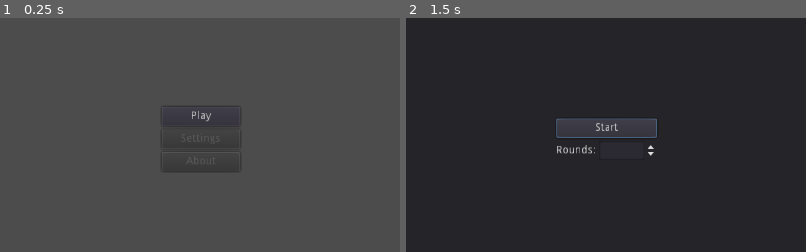
Above: before the commit, frames 1-2 (left to right).
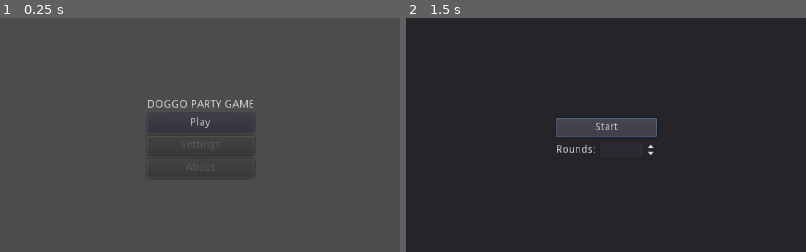
Above: after the commit, the same moments.

Repository: Lennart1514/Doggo-Party-Game
Game: Godot game, scene res://Title Screen.tscn
Two runs of this game, one before a commit and one after it. Both use one fixed random seed, a clock stepped at 60 frames per second and the inputs below.
Inputs:
- Up to frame 1 (0.25 s): no input
- Up to frame 2 (1.5 s): click "Play" at 0.5 s; click "Play" at 1.25 s
The pictures show only the part of the screen within x 25-75%, y 24-74%; the shares and areas given below are measured in that part.
In our replay, the window is 800x469 before the commit and 800x468 after it. These sizes can differ from the game's own. Grey fills any space a smaller window leaves; there, only what the larger window draws over its background counts as a difference.

The runs differ from the first frame. In frame 1, 0.8% of the frame differs, in the area x 37-64%, y 35-66%; in frame 2, 0.5%.

Commit message:
Added Jumper Game(unfinished)

Diff:
--- /dev/null
+++ b/Minigames/Jumper.tscn
@@ -0,0 +1,66 @@
+[gd_scene load_steps=8 format=2]
+
+[ext_resource path="res://icon.png" type="Texture" id=1]
+[ext_resource path="res://Minigames/Jumper/Player.gd" type="Script" id=2]
+
+[sub_resource type="SpriteFrames" id=4]
+animations = [ {
+"frames": [ ExtResource( 1 ) ],
+"loop": true,
+"name": "default",
+"speed": 5.0
+} ]
+
+[sub_resource type="RectangleShape2D" id=5]
+
+[sub_resource type="RectangleShape2D" id=1]
+extents = Vector2( 1136, 24 )
+
+[sub_resource type="Gradient" id=2]
+offsets = PoolRealArray( 0.167742, 0.43871, 1 )
+colors = PoolColorArray( 0.290196, 1, 0, 1, 0.266667, 0.192157, 0.0196078, 1, 0, 0, 0, 1 )
+
+[sub_resource type="GradientTexture" id=3]
+gradient = SubResource( 2 )
+width = 20
+
+[node name="Jumper Minigame" type="Node2D"]
+
+[node name="Camera2D" type="Camera2D" parent="."]
+anchor_mode = 0
+current = true
+
+[node name="Player Doggo" type="KinematicBody2D" parent="."]
+position = Vector2( 160, 504 )
+script = ExtResource( 2 )
+
+[node name="AnimatedSprite" type="AnimatedSprite" parent="Player Doggo"]
+position = Vector2( -0.359006, -0.108652 )
+scale = Vector2( 0.315982, 0.315983 )
+frames = SubResource( 4 )
+
+[node name="RayCast2D" type="RayCast2D" parent="Player Doggo"]
+position = Vector2( 0, 8 )
+enabled = true
+cast_to = Vector2( 0, 10 )
+
+[node name="CollisionShape2D" type="CollisionShape2D" parent="Player Doggo"]
+shape = SubResource( 5 )
+
+[node name="Ground" type="StaticBody2D" parent="."]
+
+[node name="CollisionShape2D" type="CollisionShape2D" parent="Ground"]
+position = Vector2( 0, 600 )
+shape = SubResource( 1 )
+
+[node name="TextureRect" type="TextureRect" parent="Ground"]
+margin_left = 1024.0
+margin_top = 576.0
+margin_right = 1082.0
+margin_bottom = 1600.0
+rect_rotation = 90.0
+texture = SubResource( 3 )
+expand = true
+__meta__ = {
+"_edit_use_anchors_": false
+}
--- /dev/null
+++ b/Minigames/Jumper/Player.gd
@@ -0,0 +1,34 @@
+extends KinematicBody2D
+
+
+# Declare member variables here. Examples:
+# var a = 2
+var jumping
+var jump_speed = 100
+var run_speed = 1
+var Gravity = 100
+var Controller = 0
+var velocity = Vector2()
+# Called when the node enters the scene tree for the first time.
+func _ready():
+	pass # Replace with function body.
+
+
+# Called every frame. 'delta' is the elapsed time since the previous frame.
+func _process(_delta):
+	pass
+
+func _physics_process(delta):
+
+	var right = Input.get_joy_axis(Controller,JOY_ANALOG_LX)
+	var jump = Input.is_joy_button_pressed(Controller,JOY_XBOX_A)
+	if jump and is_on_floor():
+		jumping = true
+		velocity.y = jump_speed
+	velocity.x += run_speed*right
+	print(right)
+
+
+
+	velocity.y += Gravity * delta
+	velocity = move_and_slide(velocity, Vector2(0, -1))
--- a/Title Screen.tscn
+++ b/Title Screen.tscn
@@ -18,35 +18,43 @@
 }
 
 [node name="VBoxContainer" type="VBoxContainer" parent="CenterContainer"]
-margin_left = 462.0
-margin_top = 258.0
-margin_right = 562.0
-margin_bottom = 341.0
+margin_left = 443.0
+margin_top = 249.0
+margin_right = 580.0
+margin_bottom = 350.0
+
+[node name="Label" type="Label" parent="CenterContainer/VBoxContainer"]
+margin_right = 137.0
+margin_bottom = 14.0
+text = "Doggo Party Game"
+align = 1
+valign = 1
+uppercase = true
 
 [node name="Play" type="Button" parent="CenterContainer/VBoxContainer"]
-margin_right = 100.0
-margin_bottom = 25.0
+margin_top = 18.0
+margin_right = 137.0
+margin_bottom = 43.0
 rect_min_size = Vector2( 100, 25 )
 text = "Play"
 
 [node name="Settings" type="Button" parent="CenterContainer/VBoxContainer"]
-margin_top = 29.0
-margin_right = 100.0
-margin_bottom = 54.0
+margin_top = 47.0
+margin_right = 137.0
+margin_bottom = 72.0
 rect_min_size = Vector2( 100, 25 )
 disabled = true
 text = "Settings"
 
 [node name="About" type="Button" parent="CenterContainer/VBoxContainer"]
-margin_top = 58.0
-margin_right = 100.0
-margin_bottom = 83.0
+margin_top = 76.0
+margin_right = 137.0
+margin_bottom = 101.0
 rect_min_size = Vector2( 100, 25 )
 disabled = true
 text = "About"
 
 [node name="Start Game" type="Popup" parent="."]
-visible = true
 margin_right = 1024.0
 margin_bottom = 600.0
 __meta__ = {
@@ -97,4 +105,7 @@
 min_value = 1.0
 max_value = 10.0
 value = 1.0
+
+[node name="MusicPlayer" type="AudioStreamPlayer" parent="."]
+autoplay = true
 [connection signal="pressed" from="CenterContainer/VBoxContainer/Play" to="." method="_on_Play_pressed"]
--- a/project.godot
+++ b/project.godot
@@ -22,7 +22,7 @@
 [display]
 
 window/stretch/mode="2d"
-window/stretch/aspect="expand"
+window/stretch/aspect="keep"
 
 [locale]
 
